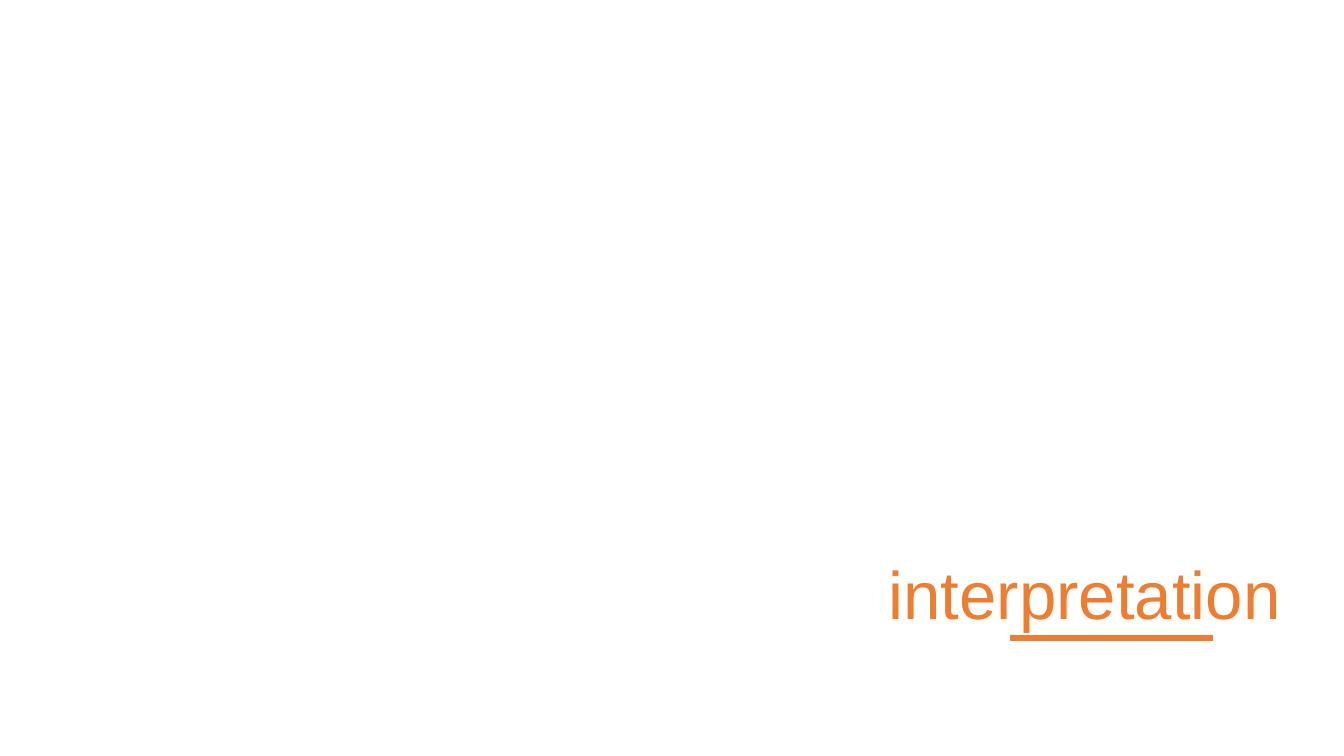
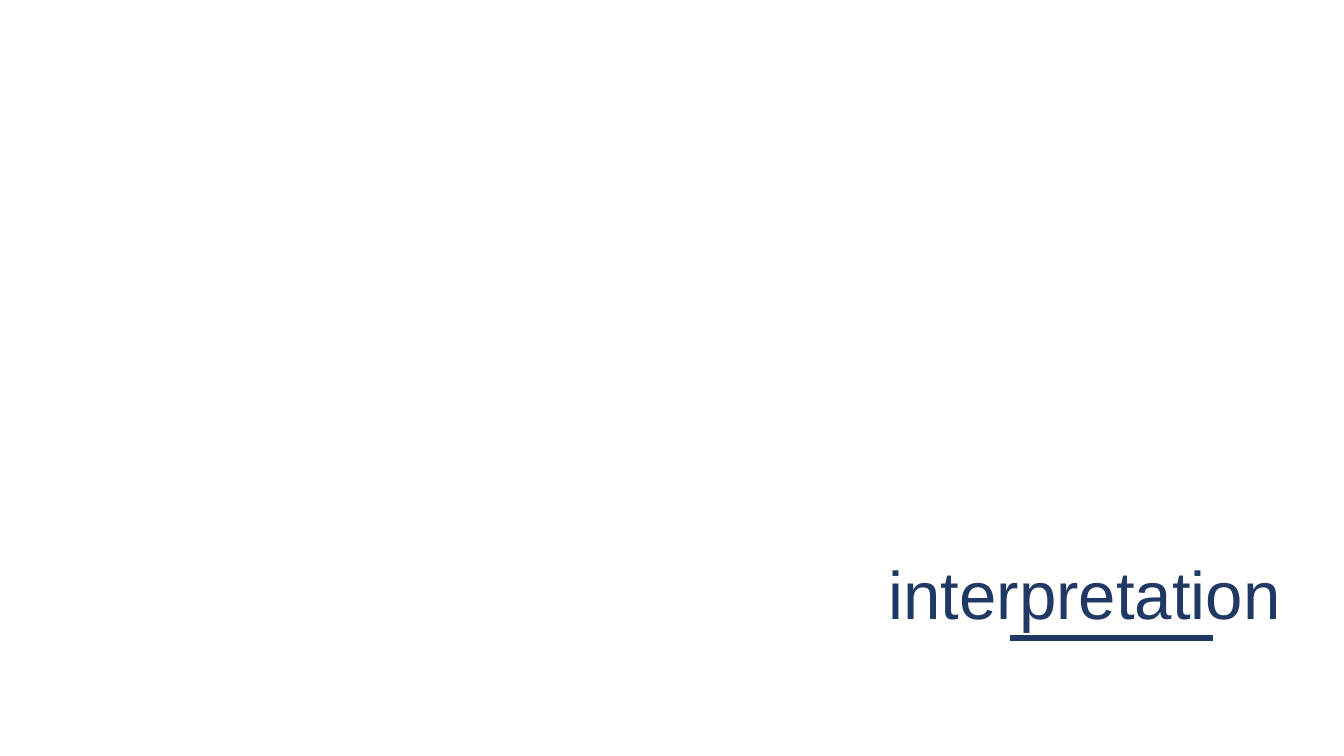
Before and after one commit to Bayesian-Graphical-Modelling-Lab/BGM_Workshops, a slide deck: slide 4 of 2_Tutorial/Part III - Tutorial.pptx. Drawn at 1344x756 pixels with LibreOffice and Linux fonts; fonts in the diff are those of the drawing. Boxes give left, top, right and bottom in pixels: in the first picture for what was removed or moved away, otherwise in the second. Text is boxed around its words. In the diff, an @@ line names an element or a change of style, - is before the commit and + after.

```diff
--- a/2_Tutorial/Part III - Tutorial.pptx
+++ b/2_Tutorial/Part III - Tutorial.pptx
@@ text "interpretation" at bbox=[889, 570, 1281, 632]: text colour #ED7D31 to #203864 @@
@@ line (1010, 638) - (1213, 638): stroke #ED7D31 4.5 pt to #203864 4.5 pt @@
```
Also in this commit, not shown: 18 other slides changed, 1 slide added, 1 other file.
